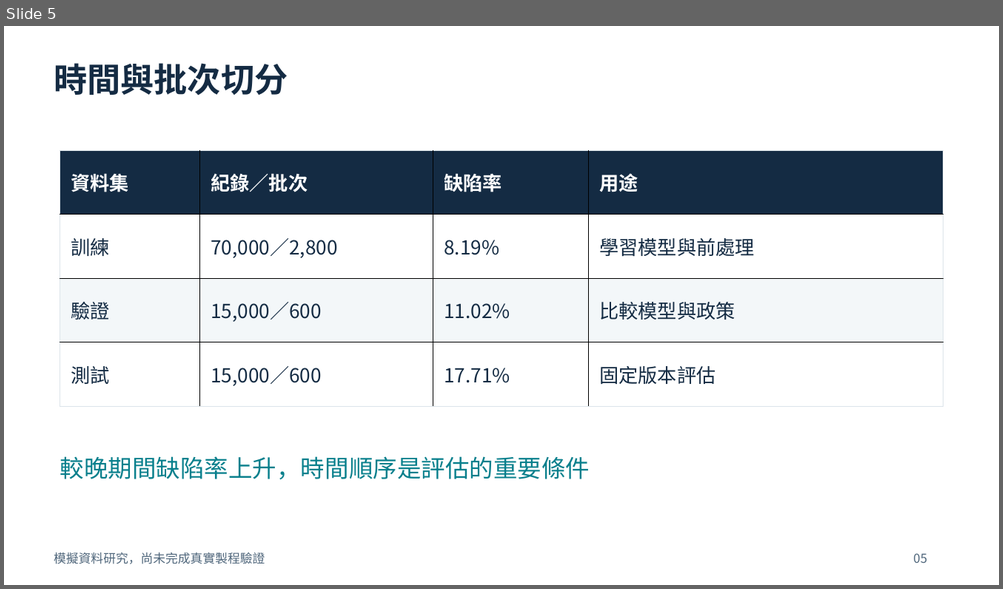
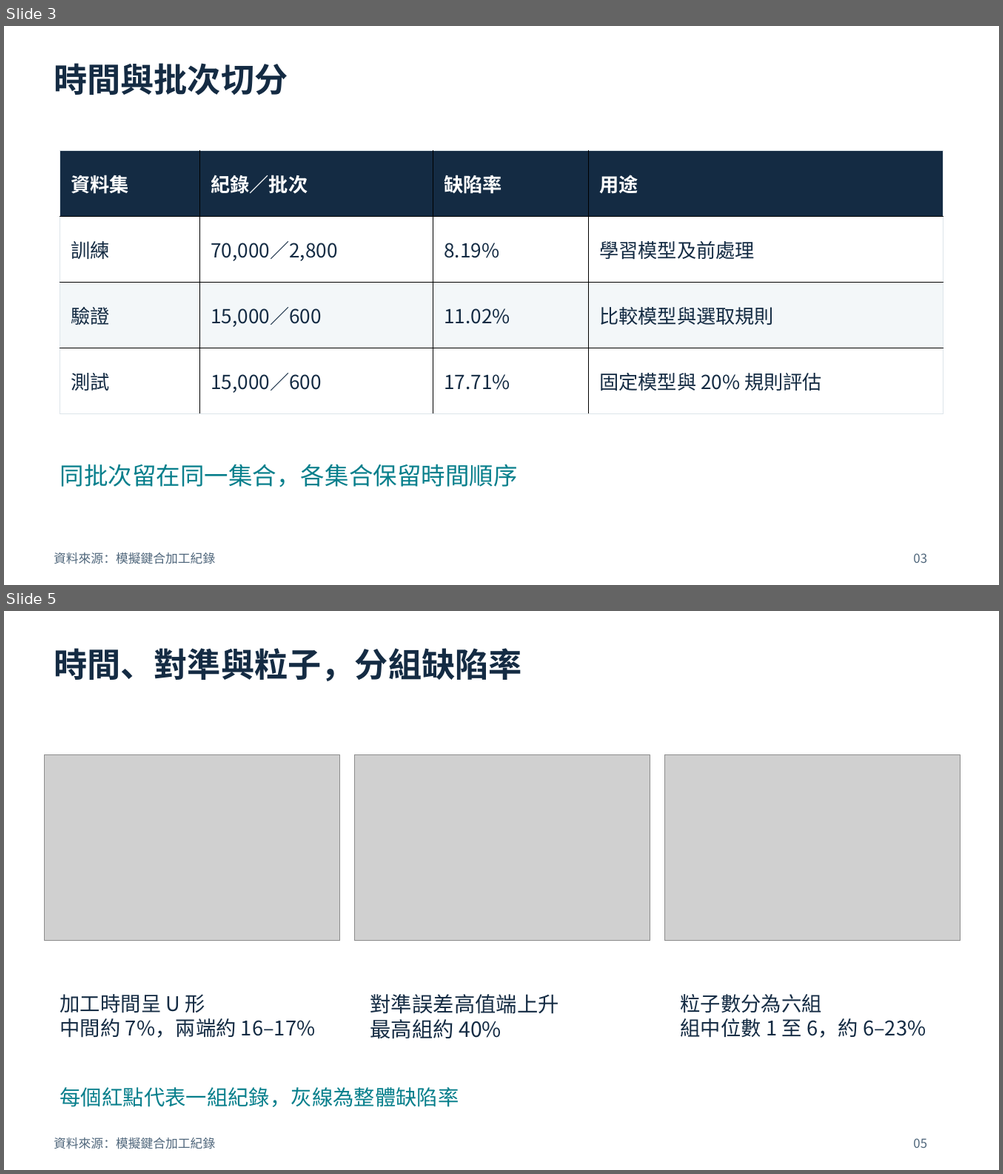
Before and after one commit to chelsietao/soic-bonding-quality-risk-prediction, a slide deck: presentations/SoIC_Process_Engineer_Briefing_ZH.pptx. Shown one above the other, each under a label of ours: slide 5 before the commit, slides 3 and 5 after it; the slides between them are not shown. The pictures are 1003x589 and 1003x1174 pixels, drawn with LibreOffice and Linux fonts; fonts in the diff are those of the drawing; grey boxes stand for pictures. Boxes give left, top, right and bottom in pixels: in the first picture for what was removed or moved away, otherwise in the second. Text is boxed around its words. In the diff, an @@ line names an element or a change of style, - is before the commit and + after.

Commit message:
Include every Colab figure and expand concrete analysis in bilingual docs and deck

```diff
--- a/presentations/SoIC_Process_Engineer_Briefing_ZH.pptx
+++ b/presentations/SoIC_Process_Engineer_Briefing_ZH.pptx
@@ slide 5 added at <box>4,611,999,1170</box>, background #FFFFFF @@
@@ text added at <box>54,648,522,681</box>, 32.2 pt, text #142B43, bold @@
+時間、對準與粒子，分組缺陷率
@@ picture added at <box>44,755,340,942</box> @@
@@ picture added at <box>355,755,650,942</box> @@
@@ picture added at <box>664,755,960,942</box> @@
@@ text added at <box>60,994,316,1038</box>, 19.5 pt, text #142B43 @@
+加工時間呈 U 形
+中間約 7%，兩端約 16–17%
@@ text added at <box>370,994,559,1039</box>, 20.2 pt, text #142B43 @@
+對準誤差高值端上升
+最高組約 40%
@@ text added at <box>680,994,925,1038</box>, 19.5 pt, text #142B43 @@
+粒子數分為六組
+組中位數 1 至 6，約 6–23%
@@ text added at <box>60,1088,459,1108</box>, 20.2 pt, text #087F8C @@
+每個紅點代表一組紀錄，灰線為整體缺陷率
@@ text added at <box>54,1138,215,1150</box>, 12 pt, text #50677C @@
+資料來源：模擬鍵合加工紀錄
@@ text added at <box>913,1139,927,1148</box>, 12 pt, text #50677C @@
+05
@@ what was slide 5 is now slide 3 @@
@@ slide 3 changed as well @@
@@ table at <box>60,150,942,414</box> @@
-row 2, column 4: 學習模型與前處理
+row 2, column 4: 學習模型及前處理
-row 3, column 4: 比較模型與政策
+row 3, column 4: 比較模型與選取規則
-row 4, column 4: 固定版本評估
+row 4, column 4: 固定模型與 20% 規則評估
@@ text at <box>60,464,518,488</box>: text changed @@
-較晚期間缺陷率上升，時間順序是評估的重要條件
+同批次留在同一集合，各集合保留時間順序
@@ text at <box>54,553,215,565</box>: text changed @@
-模擬資料研究，尚未完成真實製程驗證
+資料來源：模擬鍵合加工紀錄
@@ text at <box>913,554,927,563</box>: text changed @@
-05
+03
```
Also in this commit, not shown: 3 other slides changed, 19 other slides added, 16 slides removed, 13 other files.
